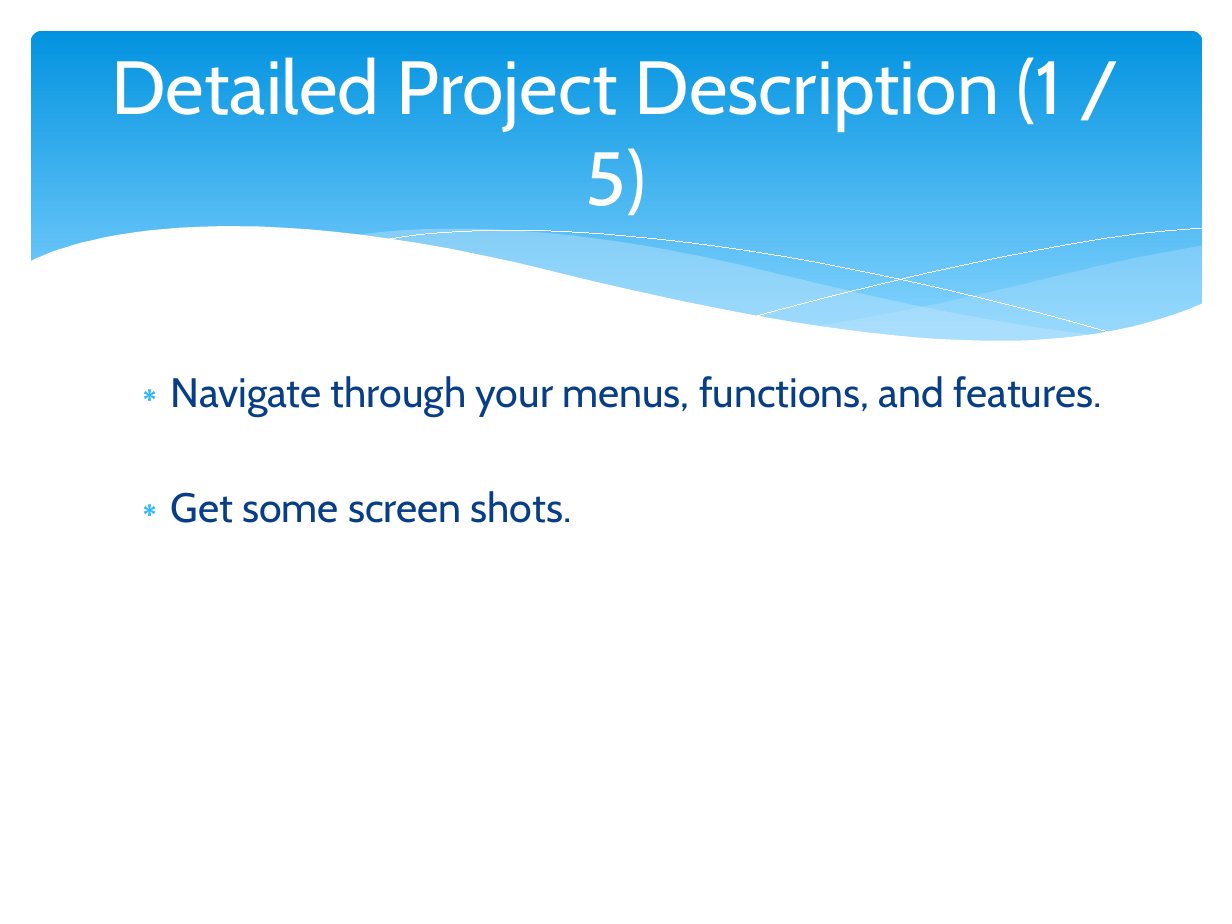
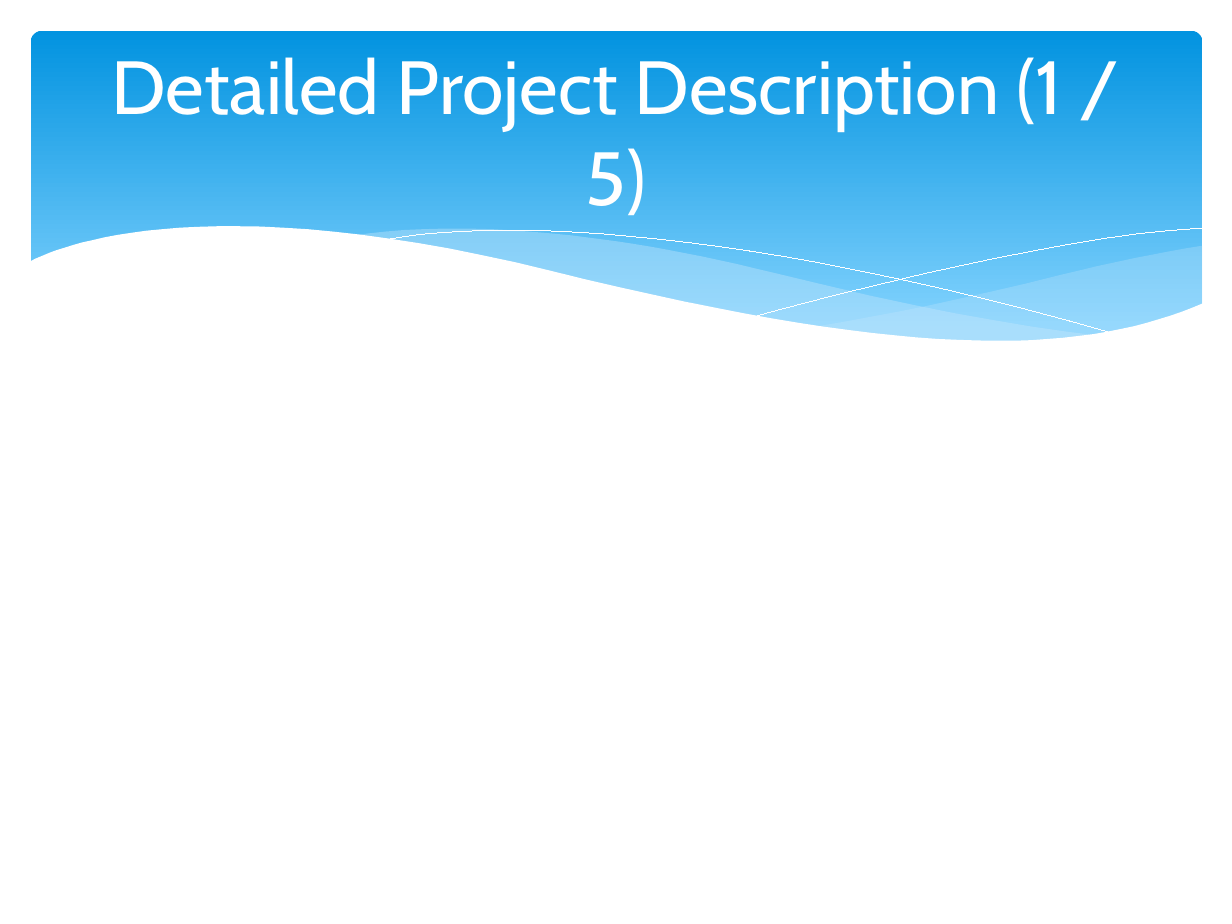
Before and after one commit to hankn01/VaccineCMSJavaSwing, a slide deck: slide 3 of team1Presentation.pptx. Drawn at 1232x924 pixels with LibreOffice and Linux fonts; fonts in the diff are those of the drawing. Boxes give left, top, right and bottom in pixels: in the first picture for what was removed or moved away, otherwise in the second. Text is boxed around its words. In the diff, an @@ line names an element or a change of style, - is before the commit and + after.

```diff
--- a/team1Presentation.pptx
+++ b/team1Presentation.pptx
@@ text removed at (171, 376, 1102, 523) @@
-∗ Navigate through your menus, functions, and features.
-∗ Get some screen shots.
```
Also in this commit, not shown: 3 other slides changed, 1 other file.
